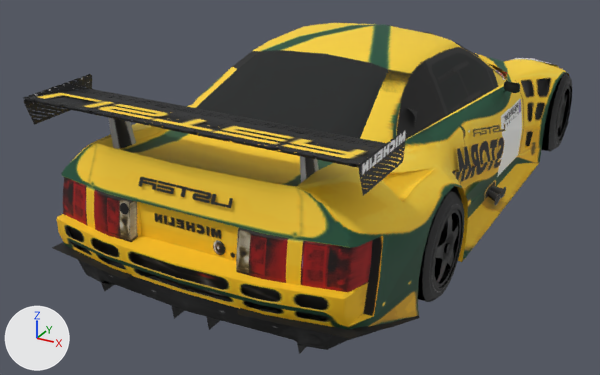
Before and after pictures for a commit that changed the glTF model dealership/dealership/models/GT4_LIST0001.glb.
Rendered twice from a 50 mm lens placed at (2.22, -5.16, 2.41), pointed at (-0.34, -0.51, 0.08). Arrows for +X, +Y and +Z are at lower left; the lights stay in place. The picture after the commit comes second. Vertices at exactly the same position are counted once.

In view in the first picture: 'body', 'tire_front_left', 'tire_rear_left', 'wheel_front_left', 'wheel_rear_left'.
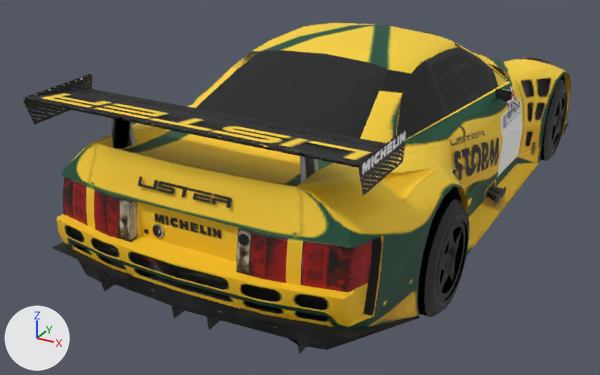
Location of each change, [x1, y1, x2, y2] in pixels of the pictures (600 x 375 px; the box of a moved part takes in the faces that stretch with it):
'body', reshaped
    before: [23, 23, 570, 354]
    after: [23, 23, 571, 354]
'tire_rear_right', moved, rescaled (not visible before)
    after: [418, 197, 469, 317]
'wheel_rear_right', moved, rescaled (not visible before)
    after: [437, 217, 468, 304]
'tire_front_right', reshaped, moved, rescaled (not visible before)
    after: [540, 79, 568, 161]
'wheel_rear_left', moved, rescaled (not visible afterwards)
    before: [556, 83, 572, 143]
part 1 of me_body, moved or reshaped
    before: [70, 38, 570, 349]
    after: [70, 38, 571, 349]
part 2 of me_body, moved or reshaped (not visible afterwards)
    before: [508, 58, 558, 67]
part 3 of me_body, moved or reshaped (not visible before)
    after: [450, 131, 499, 181]
part 4 of me_body, moved or reshaped (not visible afterwards)
    before: [452, 124, 505, 182]
part 5 of me_body, moved or reshaped
    before: [388, 25, 551, 202]
    after: [388, 25, 553, 202]
part 6 of me_body, moved or reshaped
    both: [23, 74, 420, 339]
part 7 of me_tire_front, moved or reshaped
    before: [418, 191, 464, 302]
    after: [540, 79, 568, 161]
'wheel_front_left', unchanged, covered by the edit
    before: [432, 205, 463, 292]

The change in detail:
me_body has 1953 vertices, 2874 faces and spans x -1.0..1.0, y -2.38..2.2, z 0.01..1.18.
me_body is used by ob_body; location (0.0, 0.0, 0.0).
me_body part 1: the loose piece of 723 vertices spanning x -0.99..0.99, y -2.38..2.2, z 0.01..1.18 is mirrored in x about its middle.
me_body part 2: the loose piece of 12 vertices spanning x 0.5..0.92, y 1.31..1.7, z 0.52..0.7 is mirrored in x about the mesh origin.
me_body part 3: the loose piece of 8 vertices spanning x -0.88..-0.82, y -0.89..0.14, z 0.24..0.75 is mirrored in x about the mesh origin.
me_body part 4: the loose piece of 8 vertices spanning x 0.83..0.89, y -0.89..0.14, z 0.24..0.75 is mirrored in x about the mesh origin.
me_body part 5: 388 of the vertices in x -0.97..0.97, y -1.06..2.16, z 0.03..1.13 are mirrored in x about their middle.
me_body part 6: 120 of the vertices in x -1.0..1.0, y -2.37..-1.65, z 0.06..1.14 are mirrored in x about their middle.
me_tire_front is used by ob_tire_front_left; location (0.874, -1.296, 0.305).
me_tire_front had 120 vertices, 208 faces and spanned x -0.123..0.123, y -0.305..0.305, z -0.304..0.304.
me_tire_front now has 120 vertices, 208 faces and spans x -0.123..0.123, y -0.327..0.327, z -0.325..0.325.
me_tire_front part 7: 120 of 120 vertices moved; they spanned x -0.123..0.123, y -0.305..0.305, z -0.304..0.304 and now span x -0.123..0.123, y -0.327..0.327, z -0.325..0.325; mean shift (0.0, 0.0, 0.0).
Object 'tire_front_right' (ob_tire_front_right) is rescaled from (-1.0, 1.0, 1.0) to (1.0, 1.0, 1.0).
Object 'tire_front_right' (ob_tire_front_right) moves from (-0.874, -1.296, 0.305) to (0.874, 1.296, 0.242).
Object 'wheel_rear_left' (ob_wheel_rear_left) moves from (0.864, 1.296, 0.314) to (-0.864, -1.296, 0.241).
Object 'wheel_rear_left' (ob_wheel_rear_left) is rescaled from (1.0, 1.0, 1.0) to (-1.0, 1.0, 1.0).
Object 'wheel_rear_right' (ob_wheel_rear_right) is rescaled from (-1.0, 1.0, 1.0) to (1.0, 1.0, 1.0).
Object 'wheel_rear_right' (ob_wheel_rear_right) moves from (-0.864, 1.296, 0.314) to (0.864, -1.296, 0.241).
Object 'tire_rear_right' (ob_tire_rear_right) is rescaled from (-1.0, 1.0, 1.0) to (1.0, 1.0, 1.0).
Object 'tire_rear_right' (ob_tire_rear_right) moves from (-0.864, 1.296, 0.314) to (0.864, -1.296, 0.241).
